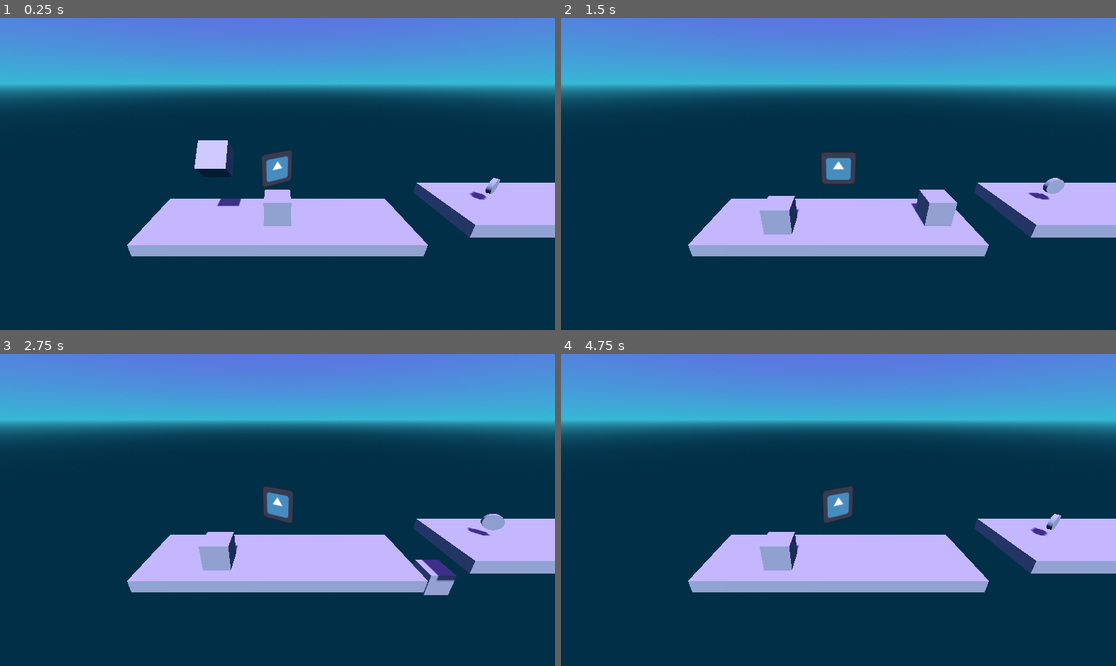
Above: before the commit, frames 1-4 (two rows, left to right).
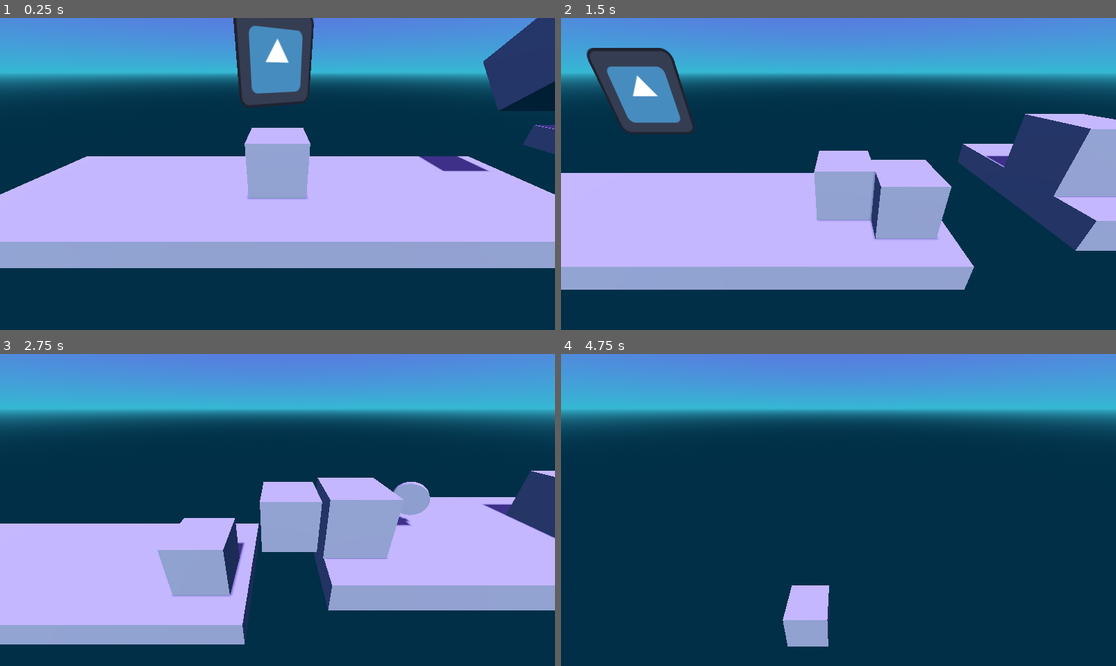
Above: after the commit, the same moments.

Repository: Gus700/TempoSlash
Game: Godot game, scene res://scenes/level_1.tscn
Same seed, same stepped clock (60 frames per second), same inputs: the game is played once before the commit and once after it. The project has no main scene, so this scene is started directly. The engine's default icon, where the game draws it, is replaced by a stand-in: a white triangle on a blue panel in a dark square.
Inputs:
- Up to frame 1 (0.25 s): no input
- Up to frame 2 (1.5 s): tap Enter (ui_accept) at 0.5, 0.77 s; hold Right (ui_right) 0.53-1.28 s; hold Down (ui_down) from 1.28 s (still down)
- Up to frame 3 (2.75 s): tap Enter (ui_accept) at 1.52 s; release Down (ui_down) at 2.03 s; hold Right (ui_right) from 2.03 s (still down)
- Up to frame 4 (4.75 s): release Right (ui_right) at 2.78 s; hold Up (ui_up) 2.78-3.53 s; tap Enter (ui_accept) at 3.02, 3.77, 4.52 s; hold Left (ui_left) from 3.53 s (still down)

The runs differ from the first frame. In frame 1, 37% of the frame differs, in the area x 0-100%, y 0-81%; in frame 2, 43%, in the area x 0-100%, y 9-88%; in frame 3, 40%; in frame 4, 22%.

Commit message:
added the trailing camera

Diff:
--- a/scenes/level_1.tscn
+++ b/scenes/level_1.tscn
@@ -28,15 +28,12 @@
 
 [node name="Level1" type="Node3D"]
 
-[node name="Camera3D" type="Camera3D" parent="."]
-transform = Transform3D(1, 0, 0, 0, 0.913865, 0.406019, 0, -0.406019, 0.913865, -9.53674e-07, 5.1466, 6.71253)
-
 [node name="DirectionalLight3D" type="DirectionalLight3D" parent="."]
 transform = Transform3D(1, 0, 0, 0, 0.565097, 0.825025, 0, -0.825025, 0.565097, 0, 9.60759, 0)
 shadow_enabled = true
 
 [node name="Block" parent="." instance=ExtResource("1_nnbqb")]
-transform = Transform3D(1, 0, 0, 0, 0.659516, -0.75169, 0, 0.75169, 0.659516, -2.15826, 3, 0)
+transform = Transform3D(1, 0, 0, 0, 0.659516, -0.75169, 0, 0.75169, 0.659516, 4.19884, 2.62861, 0)
 
 [node name="TestPlayer" parent="." instance=ExtResource("2_q3qyx")]
 transform = Transform3D(1, 0, 0, 0, 1, 0, 0, 0, 1, 0, 0.858809, 0)
@@ -72,3 +69,9 @@
 
 [node name="WorldEnvironment" type="WorldEnvironment" parent="."]
 environment = SubResource("Environment_fecmw")
+
+[node name="Block2" parent="." instance=ExtResource("1_nnbqb")]
+transform = Transform3D(1, 0, 0, 0, 0.659516, -0.75169, 0, 0.75169, 0.659516, 6.74744, 2.82012, 0)
+
+[node name="Block3" parent="." instance=ExtResource("1_nnbqb")]
+transform = Transform3D(1, 0, 0, 0, 0.999999, 0, 0, 0, 0.999999, 11.0756, 2.51581, 0)
--- a/scenes/test_player.tscn
+++ b/scenes/test_player.tscn
@@ -14,3 +14,12 @@
 
 [node name="CollisionShape3D" type="CollisionShape3D" parent="."]
 shape = SubResource("BoxShape3D_h5m15")
+
+[node name="CameraController" type="Node3D" parent="."]
+top_level = true
+
+[node name="CameraTarget" type="Node3D" parent="CameraController"]
+transform = Transform3D(1, 0, 0, 0, 0.789609, 0.61361, 0, -0.61361, 0.789609, 0, 1.52194, 2.81748)
+
+[node name="Camera3D" type="Camera3D" parent="CameraController/CameraTarget"]
+transform = Transform3D(1, 0, 0, 0, 0.9807, -0.195518, 0, 0.195518, 0.9807, 0, -0.332936, 0.568273)
--- a/scripts/test_player.gd
+++ b/scripts/test_player.gd
@@ -30,3 +30,6 @@
 		velocity.z = move_toward(velocity.z, 0, SPEED)
 
 	move_and_slide()
+
+	# Move the camera postion to the player's position using lerp
+	$CameraController.position = lerp($CameraController.position,position,0.1)
